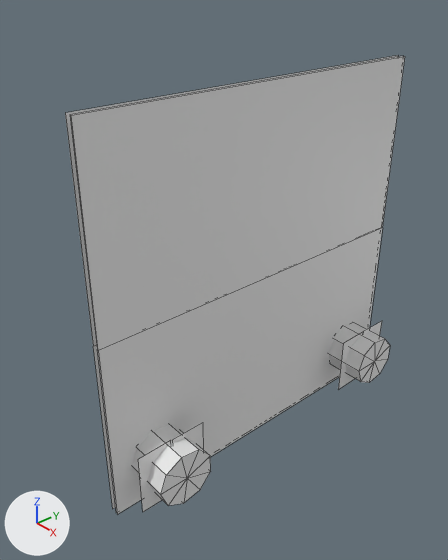
Two versions of the Blender file Models/Interior/Panel/Instruments/hi/hi.blend, one commit apart.
Both versions are drawn from a 50 mm camera at (0.0809, -0.0815, 0.0611) aimed at (-0.0027, -0.0088, 0.0014). Every picture has the same lights, and +X, +Y and +Z are marked at lower left. Mesh edges are drawn as thin lines. Materials are left out; every surface is plain grey.

Before the edit, the objects in view are built like this:
```python
ob_click_bug_l = bpy.data.objects.new('click-bug-L', me_click_bug_l)
ob_click_bug_l.location = (0.0057, 0.0521, -0.0303)
ob_click_offset_l = bpy.data.objects.new('click-offset-L', me_click_offset_l)
ob_click_offset_l.location = (0.0057, -0.007, -0.0299)
ob_face = bpy.data.objects.new('Face', me_face)
ob_face.location = (0.0001, 0.0, 0.0)
ob_front = bpy.data.objects.new('Front', me_front)
ob_front.location = (0.0, 0.0, 0.0)
ob_hdg_knob = bpy.data.objects.new('Hdg-Knob', me_hdg_knob)
ob_hdg_knob.location = (0.0, 0.0298, -0.0301)
ob_hdgbug = bpy.data.objects.new('HdgBug', me_hdgbug)
ob_hdgbug.location = (0.0016, 0.0, 0.0)
ob_obs_knob = bpy.data.objects.new('OBS-Knob', me_obs_knob)
ob_obs_knob.location = (0.0, -0.0293, -0.0297)
```
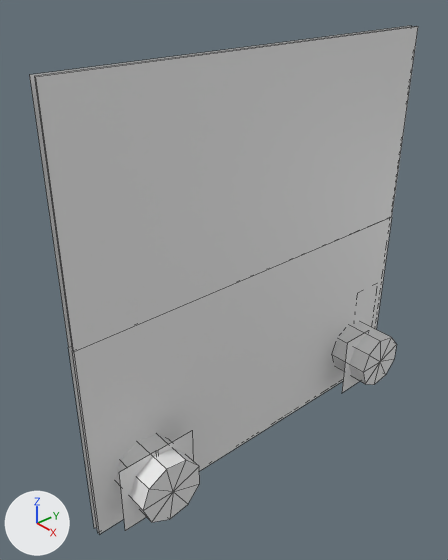
Where the newer file only moved an object's origin or applied its transform, the numbers keep the older frame.

Where the change shows, as pixel boxes [x1, y1, x2, y2] in the pictures (448 x 560 px):
'HdgBug', mesh rescaled (14% wider, 11% taller)
    before: [71, 56, 405, 515]
    after: [36, 26, 418, 534]
'OBS-Knob', mesh rescaled (7% wider, 9% taller)
    before: [132, 425, 211, 506]
    after: [115, 434, 200, 522]
'Face', mesh rescaled (14% wider, 11% taller)
    before: [65, 55, 398, 509]
    after: [30, 26, 411, 529]
'click-offset-L', reshaped (15% wider, 12% taller)
    before: [138, 441, 171, 512]
    after: [119, 451, 157, 531]
'Front', mesh rescaled (15% wider, 11% taller)
    before: [70, 56, 403, 513]
    after: [34, 26, 416, 533]
'click-bug-L', reshaped (8% wider, 10% taller)
    before: [338, 332, 363, 389]
    after: [342, 330, 369, 393]

Edits to the bpy script that builds the scene:
```text
Change me_obs_knob:
    where me_obs_knob.from_pydata(...)  # 20 vertices, 27 faces; spans x 0.0..0.01, y -0.00626..0.00588, z -0.00607..0.00607
    used by ob_obs_knob; location = (0.0, -0.0293, -0.0297)
    me_obs_knob part 1: the whole mesh is scaled about its middle by (1, 1.1, 1.1), then moved by (0.0, -0.00345, -0.00122)
Change me_hdgbug:
    where me_hdgbug.from_pydata(...)  # 6 vertices, 2 faces; spans x -0.0011, y -0.04..0.04, z -0.04..0.04
    used by ob_hdgbug; location = (0.0016, 0.0, 0.0)
    me_hdgbug part 2: the whole mesh is scaled about its middle by (1, 1.1, 1.1), then moved by (0.0, -0.0005, 0.0018)
Change me_front:
    where me_front.from_pydata(...)  # 6 vertices, 2 faces; spans x 0.0, y -0.04..0.04, z -0.04..0.04
    used by ob_front; location = (0.0, 0.0, 0.0)
    me_front part 3: the whole mesh is scaled about its middle by (1, 1.1, 1.1), then moved by (0.0, -0.0005, 0.0018)
Change me_face:
    where me_face.from_pydata(...)  # 6 vertices, 2 faces; spans x -0.0015, y -0.04..0.04, z -0.04..0.04
    used by ob_face; location = (0.0001, 0.0, 0.0)
    me_face part 4: the whole mesh is scaled about its middle by (1, 1.1, 1.1), then moved by (0.0, -0.0005, 0.0018)
Change me_click_offset_l:
    where me_click_offset_l.from_pydata(...)  # 4 vertices, 1 face; spans x 0.0, y -0.0302..-0.02265, z -0.00702..0.00702
    used by ob_click_offset_l; location = (0.0057, -0.007, -0.0299)
    me_click_offset_l part 5
    me_click_offset_l.vertices[0].co: (0.0, -0.02265, -0.00702) -> (0.0, -0.02612, -0.00896)
    me_click_offset_l.vertices[1].co: (0.0, -0.0302, -0.00702) -> (0.0, -0.03442, -0.00896)  # pixel (142, 512) -> pixel (125, 530)
    me_click_offset_l.vertices[2].co: (0.0, -0.02265, 0.00702) -> (0.0, -0.02612, 0.00648)  # pixel (170, 440) -> pixel (156, 450)
    me_click_offset_l.vertices[3].co: (0.0, -0.0302, 0.00702) -> (0.0, -0.03442, 0.00648)  # pixel (138, 459) -> pixel (119, 472)
Change me_click_bug_l:
    where me_click_bug_l.from_pydata(...)  # 4 vertices, 1 face; spans x 0.0, y -0.0302..-0.02265, z -0.00702..0.00702
    used by ob_click_bug_l; location = (0.0057, 0.0521, -0.0303)
    me_click_bug_l part 6
    me_click_bug_l.vertices[0].co: (0.0, -0.0302, 0.00702) -> (0.0, -0.02851, 0.00644)  # pixel (343, 343) -> pixel (347, 342)
    me_click_bug_l.vertices[1].co: (0.0, -0.02265, 0.00702) -> (0.0, -0.02021, 0.00644)  # pixel (362, 331) -> pixel (368, 330)
    me_click_bug_l.vertices[2].co: (0.0, -0.0302, -0.00702) -> (0.0, -0.02851, -0.00901)  # pixel (338, 389) -> pixel (341, 393)
    me_click_bug_l.vertices[3].co: (0.0, -0.02265, -0.00702) -> (0.0, -0.02021, -0.00901)
```
